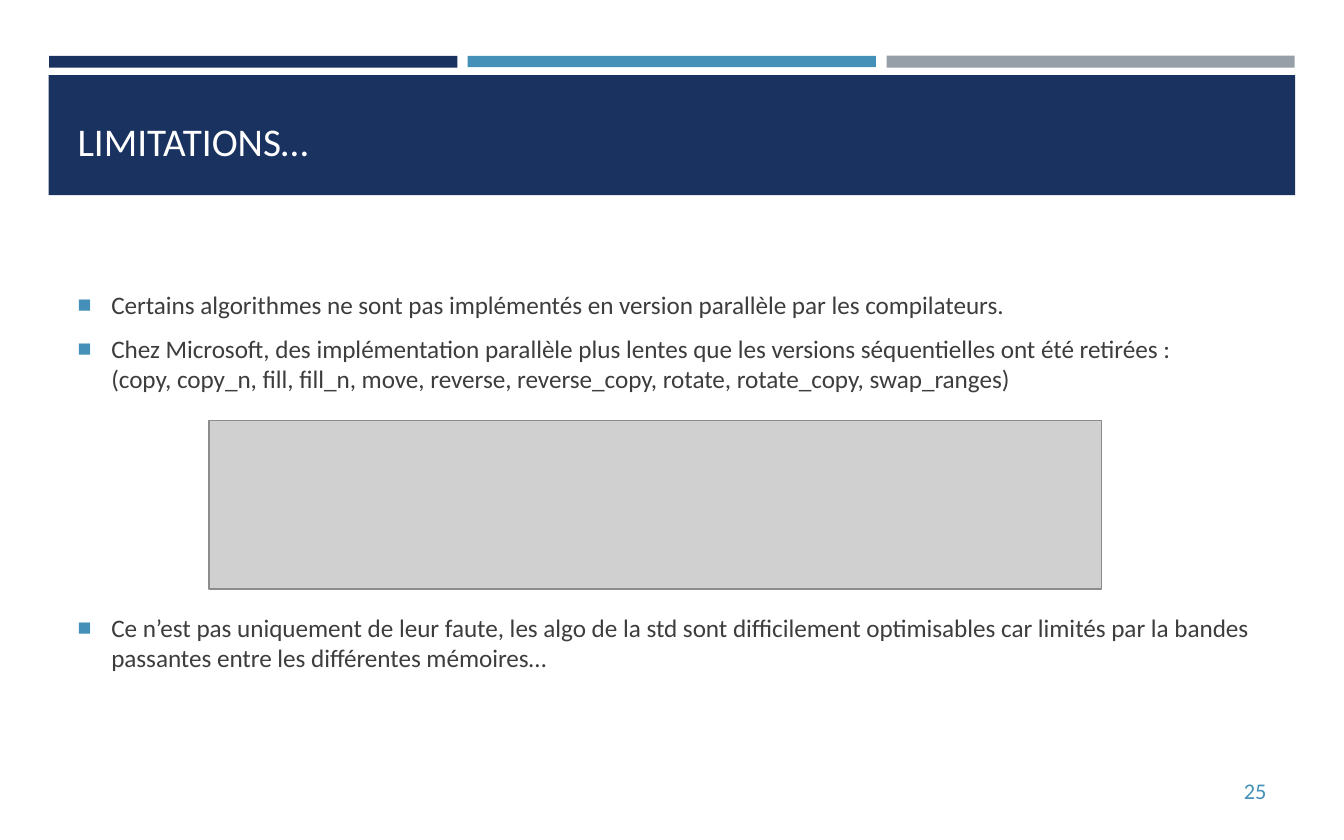
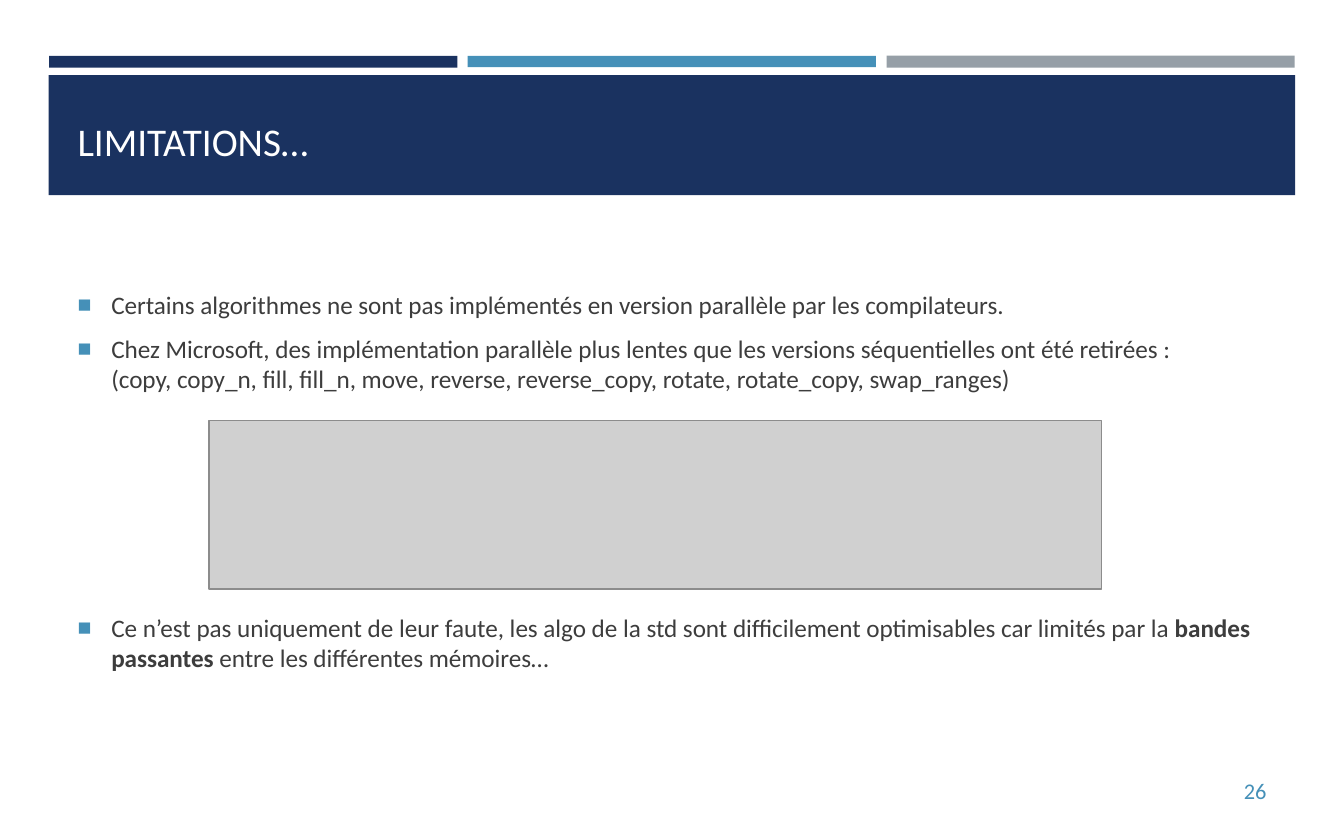
Before and after one commit to franckginguene/hpc_formation_scalian, a slide deck: slide 26 of Diapos/HPC_OpenMP.pptx (slide 25 before the commit). Drawn at 1344x840 pixels with LibreOffice and Linux fonts; fonts in the diff are those of the drawing; grey boxes stand for pictures. Boxes give left, top, right and bottom in pixels: in the first picture for what was removed or moved away, otherwise in the second. Text is boxed around its words. In the diff, an @@ line names an element or a change of style, - is before the commit and + after.

```diff
--- a/Diapos/HPC_OpenMP.pptx
+++ b/Diapos/HPC_OpenMP.pptx
@@ text at (111,619,1250,671): bold on in "bandes passantes" @@
@@ page number at (1244,784,1267,799): text changed @@
-25
+26
```
Also in this commit, not shown: 11 other slides changed, 2 slides added, 1 slide removed, 1 other file.
